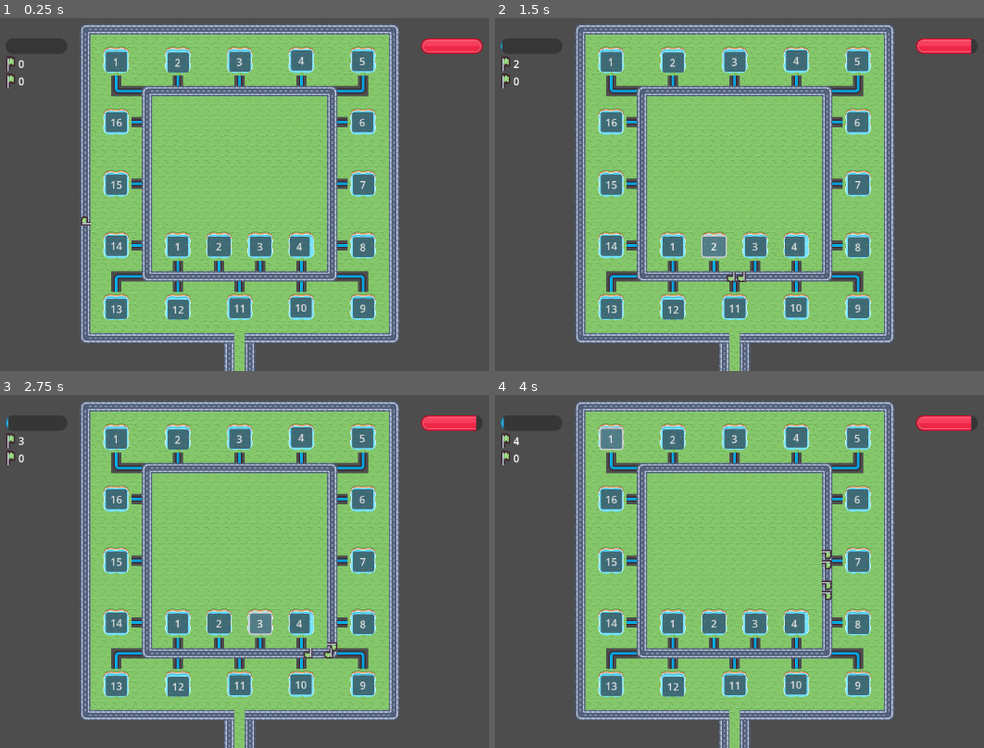
Above: before the commit, frames 1-4 (two rows, left to right).
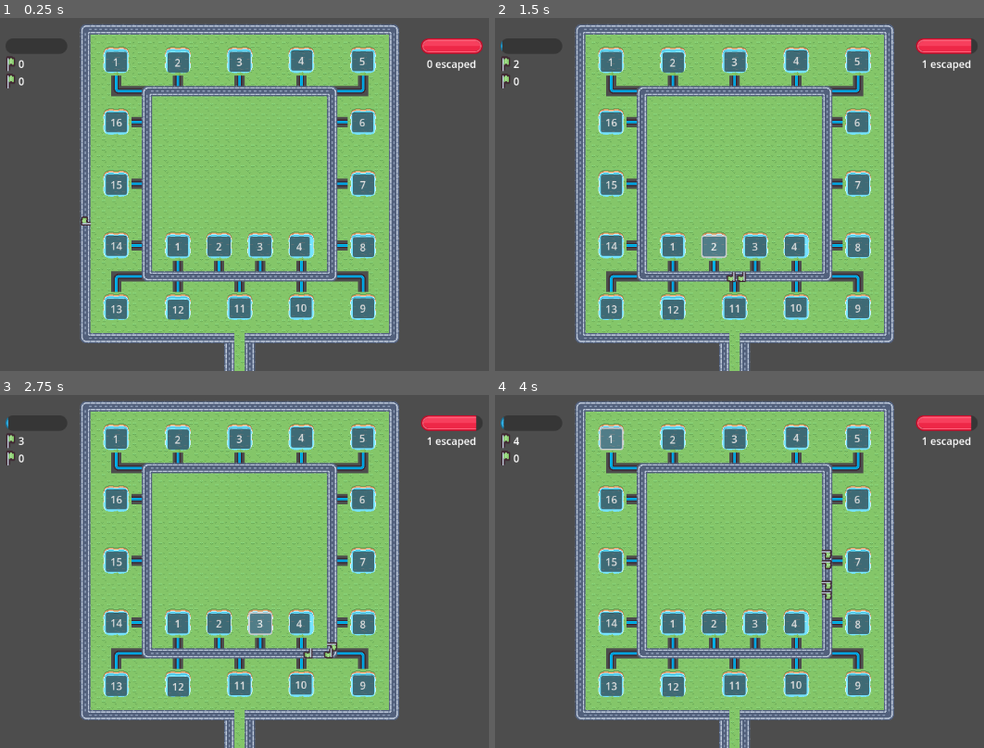
Above: after the commit, the same moments.

Repository: Jelleas/gmtk-2025
Game: Godot game, scene res://main_level.tscn
Same seed, same stepped clock (60 frames per second), same inputs: the game is played once before the commit and once after it.
Inputs:
- Up to frame 1 (0.25 s): no input
- Up to frame 2 (1.5 s): click "1" at 0.5 s; click "2" at 1.25 s
- Up to frame 3 (2.75 s): click "3" at 2 s
- Up to frame 4 (4 s): click "4" at 2.75 s; click "1" at 3.5 s

The runs differ from the first frame. In frame 1, 0.1% of the frame differs, in the area x 87-98%, y 11-15%; in frame 2, 0.1%; in frame 3, 0.1%; in frame 4, 0.1%.

Commit message:
escaped counter

Diff:
--- a/main_level.tscn
+++ b/main_level.tscn
@@ -20,6 +20,7 @@
 [ext_resource type="Texture2D" uid="uid://d3byg07av648o" path="res://assets/Vector/bar_shadow_round_large.svg" id="15_ah7fh"]
 [ext_resource type="Texture2D" uid="uid://rp25y0uy05fv" path="res://assets/Vector/Red/bar_round_gloss_large.svg" id="16_x2wht"]
 [ext_resource type="Script" uid="uid://cixtlw5yw2iu" path="res://ui/monster_tracker/health_bar.gd" id="17_x2wht"]
+[ext_resource type="Script" uid="uid://bx8mgqkfs0pv3" path="res://monster_counter.gd" id="19_08fmi"]
 
 [sub_resource type="TileSetAtlasSource" id="TileSetAtlasSource_4mnpp"]
 texture = ExtResource("2_bhu08")
@@ -326,6 +327,12 @@
 texture_progress = ExtResource("16_x2wht")
 script = ExtResource("17_x2wht")
 
+[node name="MonsterCounter" type="Label" parent="UI/MonsterTracker"]
+layout_mode = 2
+text = "0 escaped"
+horizontal_alignment = 1
+script = ExtResource("19_08fmi")
+
 [node name="TotemInterface" parent="." node_paths=PackedStringArray("resource_manager") instance=ExtResource("8_eqmdw")]
 resource_manager = NodePath("../ResourcePath")
 totem_scene = ExtResource("6_4mnpp")
--- /dev/null
+++ b/monster_counter.gd
@@ -0,0 +1,18 @@
+extends Label
+
+var escaped_monsters_count = 0
+
+var monster_path: Path2D
+var initialized = false
+
+func _ready() -> void:
+	add_to_group("monster_trackers")
+
+func init(monster_path_: Path2D) -> void:
+	monster_path = monster_path_
+	initialized = true
+	monster_path.monster_escape.connect(_on_monster_escape)
+
+func _on_monster_escape(monster: Monster):
+	escaped_monsters_count += 1
+	text = str(escaped_monsters_count) + " escaped"
Not shown: 1 places in main_level.tscn that only renumber resources
Not shown, added: monster_counter.gd.uid
